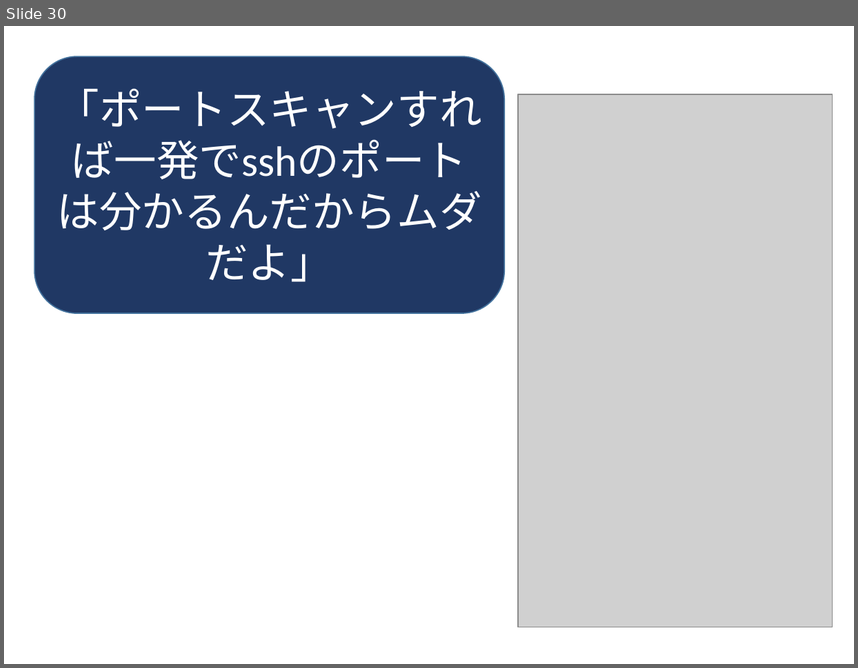
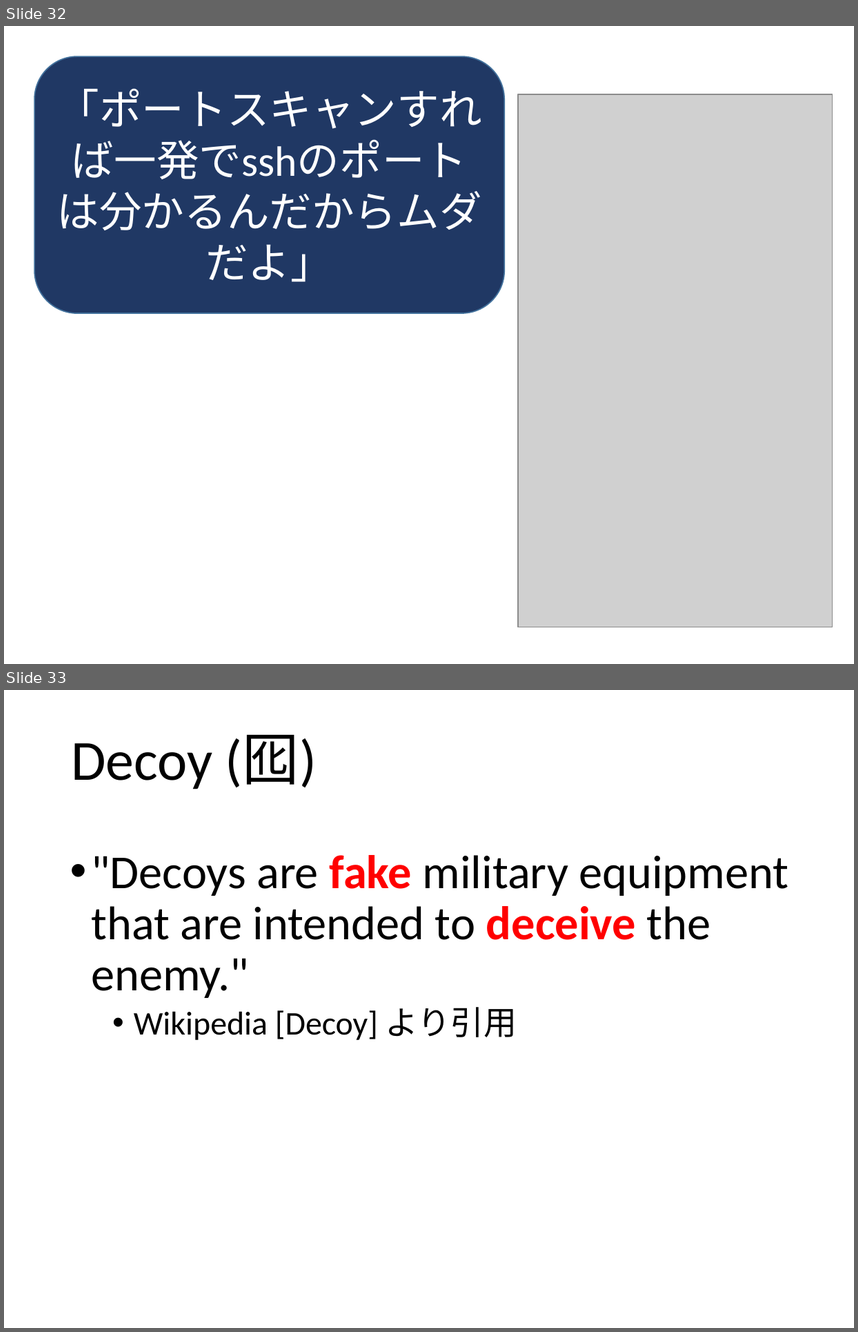
Before and after one commit to ozuma/sumida_sec, a slide deck: 2015-no.2/ppt/00_ozuma.pptx. Shown one above the other, each under a label of ours: slide 30 before the commit, slides 32 and 33 after it. The pictures are 858x668 and 858x1332 pixels, drawn with LibreOffice and Linux fonts; fonts in the diff are those of the drawing; grey boxes stand for pictures. Boxes give left, top, right and bottom in pixels: in the first picture for what was removed or moved away, otherwise in the second. Text is boxed around its words. In the diff, an @@ line names an element or a change of style, - is before the commit and + after.

```diff
--- a/2015-no.2/ppt/00_ozuma.pptx
+++ b/2015-no.2/ppt/00_ozuma.pptx
@@ slide 33 added at box(4, 690, 854, 1328), background #FFFFFF @@
@@ title added at box(71, 735, 317, 789), 48 pt, text #000000 @@
+Decoy (囮)
@@ text added at box(91, 855, 789, 1040), 40 pt, text #000000 @@
+• "Decoys are fake military equipment that are intended to deceive the enemy."
+  • Wikipedia [Decoy] より引用
@@ what was slide 30 is now slide 32 @@
```
Also in this commit, not shown: 7 slides changed, 5 other slides added, 1 other file.
